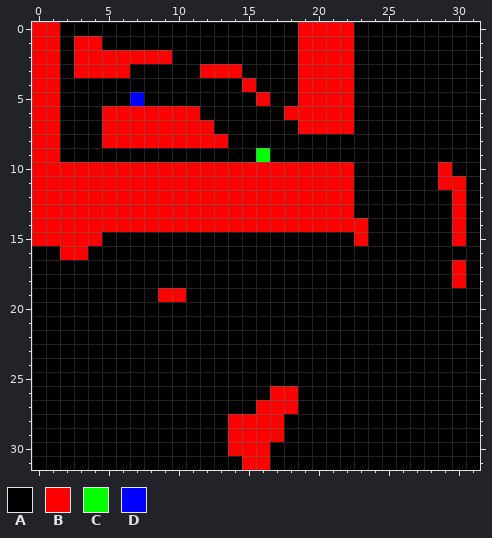
One commit to this pixel-art sprite: maps/testMap.png. The first picture shows the starting point.
The file is 32x32 pixels.
Palette (. is transparent): A #000000  B #ff0000  C #00ff00  D #0000ff
Now the later version:
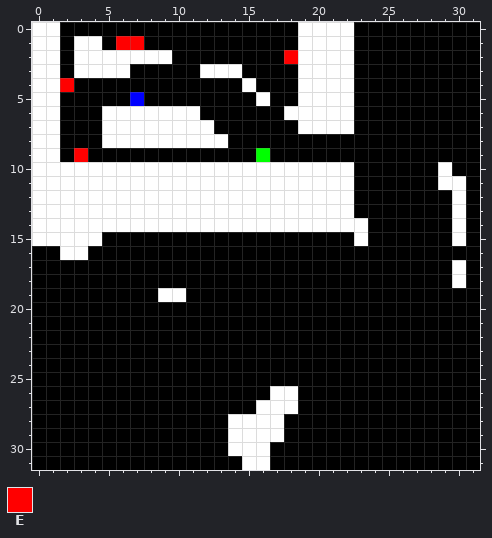
Colours new in this view: E #ff0000
Edits made:
colour B: #ff0000 -> #ffffff
Changed rows in their new state; - is a pixel that keeps its letter.
first column x 2:
 1 ----EE-----------
 2 ----------------E
 4 E----------------
first column x 3:
 9 E
Pixel boxes of the changes (left, top, right, bottom) in both pictures:
changed: (32, 22, 368, 260)
changed: (438, 162, 466, 288)
changed: (158, 288, 186, 302)
changed: (228, 386, 298, 470)
